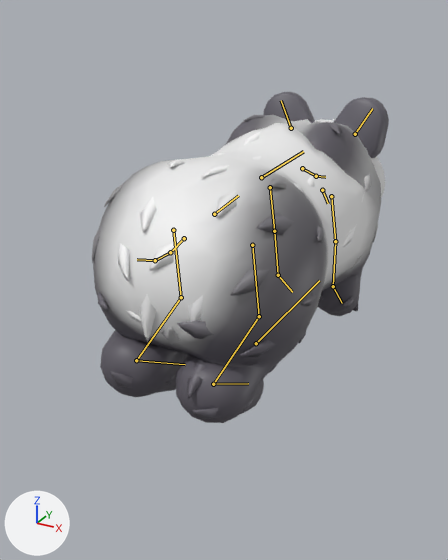
What one commit did to the glTF model game/art/models/battle/giant_panda.glb.
Rendered twice from a 50 mm camera at (1.16, -2.51, 1.71) aimed at (-0.1, -0.21, 0.56). Every picture has the same lights, and +X, +Y and +Z are marked at lower left. The first picture is the older version. Both versions are drawn at frame 18 of the action 'victory'; the numbers are the values there. The bones that bend it are drawn over the model as lines.

The first picture shows 'giant_panda_movie'.
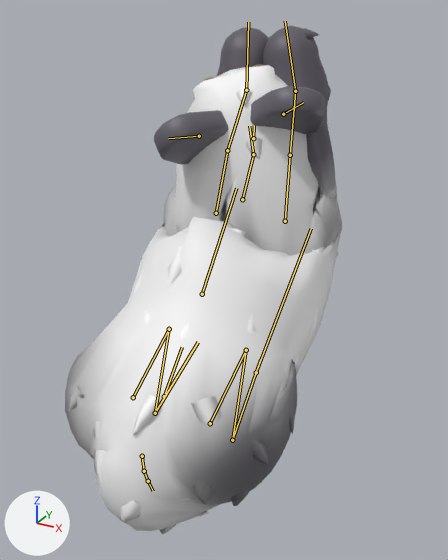
The change in detail:
Bone 'root' (bone_root) moves from (0.0, -0.071, 0.18) to (0.0, -0.062, 0.008).
Bone 'root' (bone_root) turns from (0, 0, 0) to (40, 0, 0) degrees about its own x, y and z.
Bone 'chest' (bone_chest) turns from (0, 0, 0) to (3, 0, 3) degrees about its own x, y and z.
Bone 'neck' (bone_neck) turns from (-12, 0, 0) to (14, 0, 4) degrees about its own x, y and z.
Bone 'head' (bone_head) turns from (18, 0, 0) to (11, 0, 20) degrees about its own x, y and z.
Bone 'jaw' (bone_jaw) turns from (-20, 0, 0) to (-23, 0, 0) degrees about its own x, y and z.
Bone 'ear.L' (bone_ear_l) turns from (-11, 0, 6) to (0, 0, 19) degrees about its own x, y and z.
Bone 'ear.R' (bone_ear_r) turns from (-11, 0, -10) to (0, 0, -14) degrees about its own x, y and z.
Bone 'fl_upper.L' (bone_fl_upper_l) turns from (40, 0, 0) to (138, 0, 3) degrees about its own x, y and z.
Bone 'fl_upper.R' (bone_fl_upper_r) turns from (40, 0, 0) to (138, 0, -3) degrees about its own x, y and z.
Bone 'hl_upper.L' (bone_hl_upper_l) turns from (-17, 0, 0) to (54, 0, 0) degrees about its own x, y and z.
Bone 'hl_lower.L' (bone_hl_lower_l) turns from (-11, 0, 0) to (-72, 0, 0) degrees about its own x, y and z.
Bone 'hl_foot.L' (bone_hl_foot_l) turns from (20, 0, 0) to (32, 0, 0) degrees about its own x, y and z.
Bone 'hl_upper.R' (bone_hl_upper_r) turns from (-17, 0, 0) to (54, 0, 0) degrees about its own x, y and z.
Bone 'hl_lower.R' (bone_hl_lower_r) turns from (-11, 0, 0) to (-72, 0, 0) degrees about its own x, y and z.
Bone 'hl_foot.R' (bone_hl_foot_r) turns from (20, 0, 0) to (32, 0, 0) degrees about its own x, y and z.

Pixel boxes (x1, y1, x2, y2) of what changed, in the pictures (448 x 560 px):
'giant_panda_movie', posed (7% narrower, 54% taller)
    before: (92, 92, 389, 423)
    after: (65, 26, 342, 535)
bone 'root', root to tip
    before: (256, 343) to (319, 280)
    after: (256, 372) to (311, 228)
bone 'chest', root to tip
    before: (261, 177) to (303, 151)
    after: (202, 294) to (236, 188)
bone 'neck', root to tip
    before: (302, 168) to (316, 176)
    after: (242, 199) to (253, 154)
bone 'head', root to tip
    before: (316, 176) to (325, 177)
    after: (253, 154) to (249, 126)
bone 'jaw', root to tip
    before: (322, 190) to (328, 203)
    after: (253, 138) to (254, 125)
bone 'ear.L', root to tip
    before: (291, 128) to (281, 100)
    after: (199, 136) to (168, 138)
bone 'ear.R', root to tip
    before: (355, 134) to (372, 108)
    after: (283, 114) to (303, 102)
bone 'fl_upper.L', root to tip
    before: (270, 187) to (274, 231)
    after: (216, 213) to (227, 150)
bone 'fl_upper.R', root to tip
    before: (331, 196) to (335, 241)
    after: (285, 221) to (290, 155)
bone 'hl_upper.L', root to tip
    before: (173, 230) to (181, 297)
    after: (133, 397) to (169, 329)
bone 'hl_lower.L', root to tip
    before: (181, 297) to (136, 360)
    after: (169, 329) to (155, 413)
bone 'hl_foot.L', root to tip
    before: (136, 360) to (185, 364)
    after: (155, 413) to (198, 342)
bone 'hl_upper.R', root to tip
    before: (252, 245) to (259, 316)
    after: (210, 423) to (246, 350)
bone 'hl_lower.R', root to tip
    before: (259, 316) to (213, 384)
    after: (246, 350) to (232, 440)
bone 'hl_foot.R', root to tip
    before: (213, 384) to (248, 383)
    after: (232, 440) to (260, 359)
